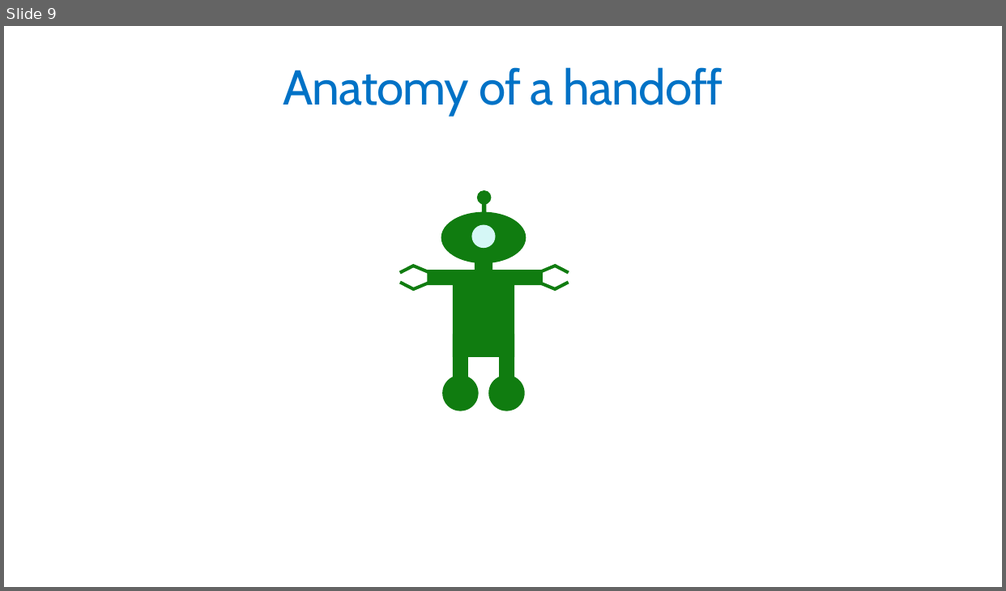
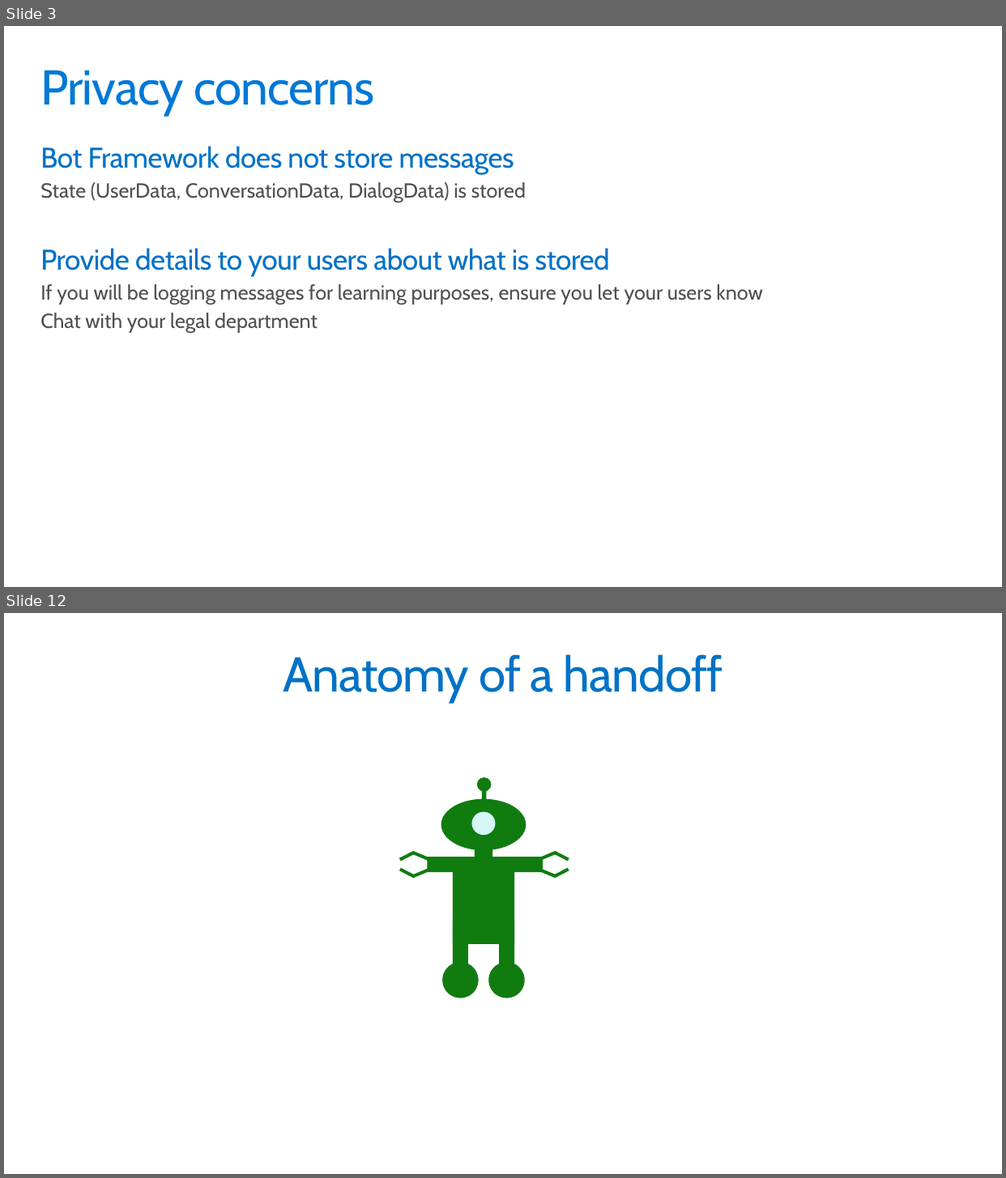
Before and after one commit to GeekTrainer/help-desk-bot-lab, a slide deck: Slides/7 - Handoff to Human.pptx. Shown one above the other, each under a label of ours: slide 9 before the commit, slides 3 and 12 after it; the slides between them are not shown. The pictures are 1006x591 and 1006x1178 pixels, drawn with LibreOffice and Linux fonts; fonts in the diff are those of the drawing. Boxes give left, top, right and bottom in pixels: in the first picture for what was removed or moved away, otherwise in the second. Text is boxed around its words. In the diff, an @@ line names an element or a change of style, - is before the commit and + after.

```diff
--- a/Slides/7 - Handoff to Human.pptx
+++ b/Slides/7 - Handoff to Human.pptx
@@ slide 3 added at box(4, 26, 1002, 587), background #FFFFFF @@
@@ title added at box(40, 70, 375, 115), 48 pt, text #0078D7 @@
+Privacy concerns
@@ text added at box(40, 146, 762, 333), 20 pt, text #505050 @@
+Bot Framework does not store messages
+  State (UserData, ConversationData, DialogData) is stored
+Provide details to your users about what is stored
+  If you will be logging messages for learning purposes, ensure you let your users know
+  Chat with your legal department
@@ what was slide 9 is now slide 12 @@
```
Also in this commit, not shown: 10 slides changed, 4 other slides added, 1 slide removed, 3 other files.
